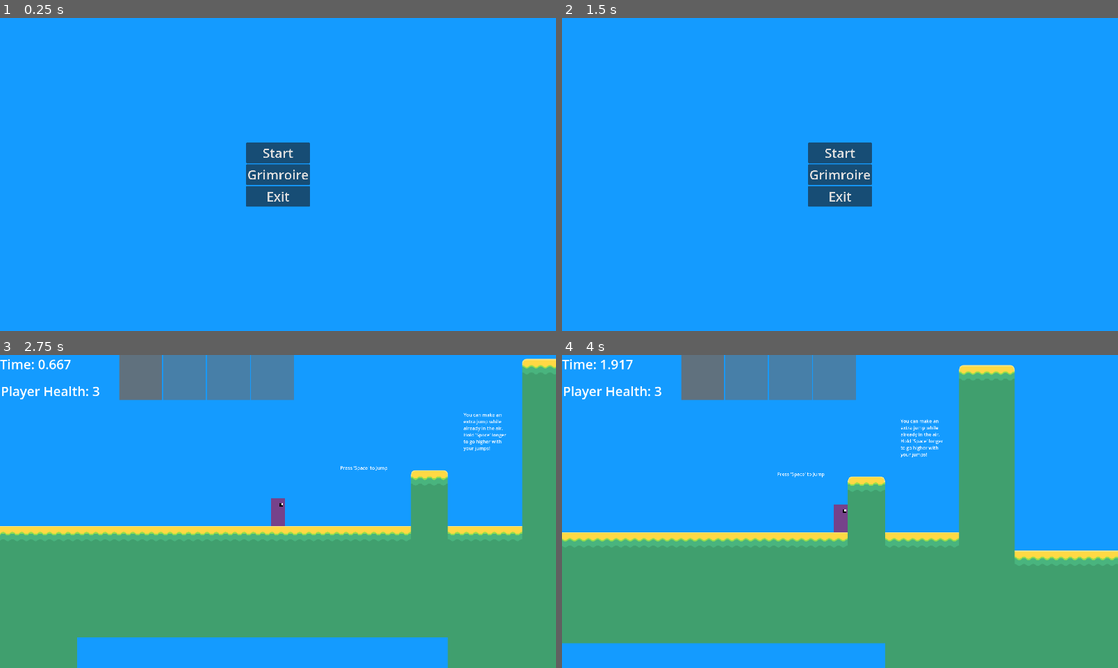
Above: before the commit, frames 1-4 (two rows, left to right).
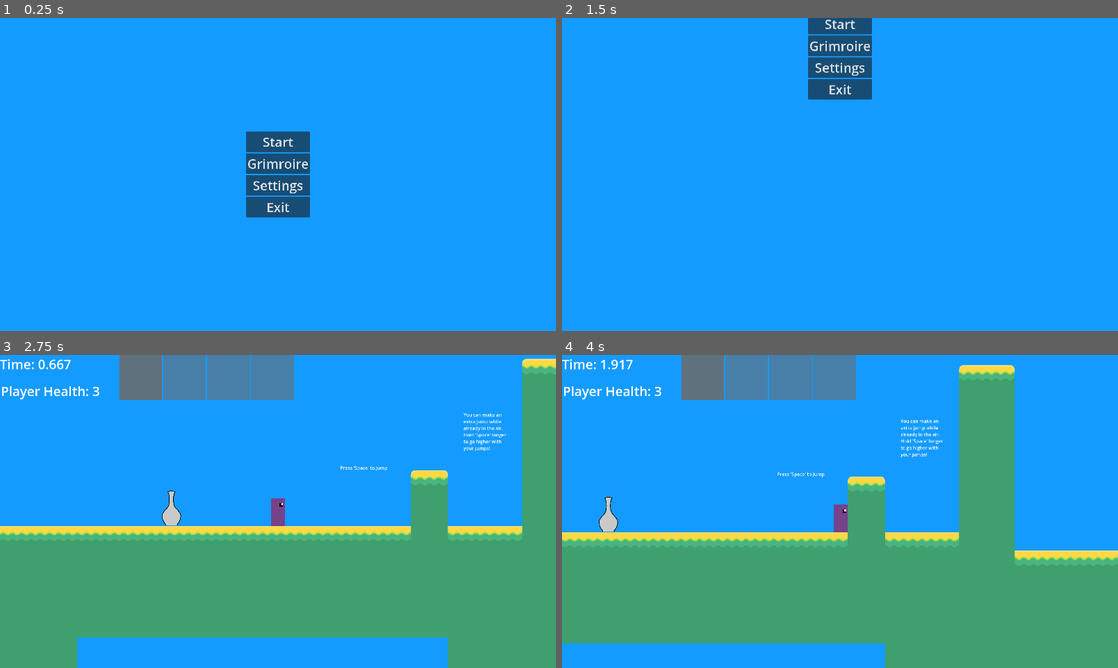
Above: after the commit, the same moments.

Repository: AidanCooper2003/AshenSkies
Game: Godot game, scene res://scenes/levels/main_menu.tscn
The game is run twice, just before and just after one commit, with the same random seed, the same clock (stepped at 60 frames per second) and the same inputs.
Inputs (mouse positions are in pixels of both pictures, inside the frame that each line leads up to):
- Up to frame 1 (0.25 s): no input
- Up to frame 2 (1.5 s): click (840, 183) at 0.5 s, where only the run after the commit has a clickable "Settings"; click (1095, 330) at 1.25 s, where only the run after the commit has a clickable "Return"
- Up to frame 3 (2.75 s): click "Start" at 2 s
- Up to frame 4 (4 s): tap Space (Jump) at 2.75, 3.02, 3.5, 3.77 s; move the mouse to (962, 495) at 2.77 s; press the mouse at (962, 495) at 2.78 s; hold D (Move Right) from 2.78 s (still down); move the mouse to (728, 527) at 3.52 s; release the mouse at (728, 527) at 3.53 s; right-click (728, 527) at 3.6 s

The runs differ from the first frame. In frame 1, 1.5% of the frame differs, in the area x 44-56%, y 36-64%; in frame 2, 5.2%, in the area x 44-56%, y 0-61%; in frame 3, 0.2%; in frame 4, 0.2%.

Commit message:
Fixed resources not being rerandomized on level reload

Diff:
--- a/csv/recipes.csv
+++ b/csv/recipes.csv
@@ -6,6 +6,6 @@
 candlemans_brew,"Absorption, Fire",2,TRUE
 hydrax,"Absorption, Defense",2,FALSE
 terminal_lucidity,"Absorption, Transportation, Defense",3,FALSE
-depleted_ash,"Projectile, Fire",2,TRUE
+depleted_ash,"Projectile, Fire, Multishot",2,TRUE
 air_compressor,"Projectile, Wind",1,TRUE
 popcorn,"Projectile, Wind, Fire, Explosive",2,TRUE
--- a/csv/resources.csv
+++ b/csv/resources.csv
@@ -15,3 +15,5 @@
 glider_essence,"Wind, Transportation",3,double_mixed
 rocket_essence,"Fire, Transportation",3,double_mixed
 fever_essence,"Fire, Healing",3,double_mixed
+nuclear_essence,"Fire, Explosive",3,double_mixed
+grapeshot_essence,"Food, Multishot",3,double_mixed
--- a/csv/tags.csv
+++ b/csv/tags.csv
@@ -9,3 +9,4 @@
 Transportation,Mechanic
 Defense,Mechanic
 Explosive,Mechanic
+Multishot,Mechanic
--- a/scenes/levels/game.tscn
+++ b/scenes/levels/game.tscn
@@ -227,6 +227,30 @@
 _forced_resource = "rocket_essence"
 _resource_count = 1
 
+[node name="ResourceBreakable13" parent="World/Pots" instance=ExtResource("10_s61si")]
+position = Vector2(-1275, 259)
+_resource_count = 1
+
+[node name="ResourceBreakable14" parent="World/Pots" instance=ExtResource("10_s61si")]
+position = Vector2(-1275, 259)
+_resource_count = 1
+
+[node name="ResourceBreakable15" parent="World/Pots" instance=ExtResource("10_s61si")]
+position = Vector2(-1275, 259)
+_resource_count = 1
+
+[node name="ResourceBreakable16" parent="World/Pots" instance=ExtResource("10_s61si")]
+position = Vector2(-1275, 259)
+_resource_count = 1
+
+[node name="ResourceBreakable17" parent="World/Pots" instance=ExtResource("10_s61si")]
+position = Vector2(-1275, 259)
+_resource_count = 1
+
+[node name="ResourceBreakable18" parent="World/Pots" instance=ExtResource("10_s61si")]
+position = Vector2(-1275, 259)
+_resource_count = 1
+
 [node name="TerritorialJumpers" type="Node2D" parent="World"]
 
 [node name="TerritorialJumper" parent="World/TerritorialJumpers" instance=ExtResource("11_megux")]
--- a/scenes/levels/main_menu.tscn
+++ b/scenes/levels/main_menu.tscn
@@ -42,6 +42,11 @@
 layout_mode = 2
 theme = ExtResource("2_yufyc")
 text = "Grimroire"
+
+[node name="Settings" type="Button" parent="Main/VBoxContainer"]
+layout_mode = 2
+theme = ExtResource("2_yufyc")
+text = "Settings"
 
 [node name="ExitButton" type="Button" parent="Main/VBoxContainer"]
 layout_mode = 2
@@ -89,11 +94,34 @@
 theme = ExtResource("2_yufyc")
 text = "Return"
 
+[node name="Settings" type="Control" parent="."]
+layout_mode = 1
+anchor_top = 0.5
+anchor_right = 0.5
+anchor_bottom = 1.0
+grow_vertical = 0
+
+[node name="ReturnButton" type="Button" parent="Settings"]
+layout_mode = 1
+anchors_preset = 3
+anchor_left = 1.0
+anchor_top = 1.0
+anchor_right = 1.0
+anchor_bottom = 1.0
+offset_left = -158.0
+offset_top = -71.0
+grow_horizontal = 0
+grow_vertical = 0
+theme = ExtResource("2_yufyc")
+text = "Return"
+
 [node name="Camera2D" type="Camera2D" parent="."]
 position = Vector2(960, 540)
 position_smoothing_enabled = true
 
 [connection signal="pressed" from="Main/VBoxContainer/StartButton" to="." method="_on_start_button_pressed"]
 [connection signal="pressed" from="Main/VBoxContainer/GrimoireButton" to="." method="_on_grimoire_button_pressed"]
+[connection signal="pressed" from="Main/VBoxContainer/Settings" to="." method="_on_settings_pressed"]
 [connection signal="pressed" from="Main/VBoxContainer/ExitButton" to="." method="_on_exit_button_pressed"]
 [connection signal="pressed" from="ReturnButton" to="." method="_on_return_button_pressed"]
+[connection signal="pressed" from="Settings/ReturnButton" to="." method="_on_return_button_pressed"]
--- a/scenes/objects/player.tscn
+++ b/scenes/objects/player.tscn
@@ -13,7 +13,6 @@
 [ext_resource type="Script" path="res://scripts/entities/player/resource_inventory_manager.gd" id="11_ql8no"]
 [ext_resource type="Script" path="res://scripts/entities/player/crafting_manager.gd" id="12_qkxvb"]
 [ext_resource type="Script" path="res://scripts/entity-components/condition_handler.gd" id="13_by10e"]
-[ext_resource type="Script" path="res://scripts/entity-components/entity_event_bus.gd" id="14_pd3id"]
 
 [sub_resource type="RectangleShape2D" id="RectangleShape2D_t5u02"]
 size = Vector2(48, 96)
@@ -108,9 +107,6 @@
 [node name="ConditionHandler" type="Node2D" parent="."]
 script = ExtResource("13_by10e")
 
-[node name="EntityEventBus" type="Node2D" parent="."]
-script = ExtResource("14_pd3id")
-
 [connection signal="on_floor_state_changed" from="." to="JumperComponent" method="_on_character_change_on_floor_state"]
 [connection signal="health_changed" from="HealthComponent" to="." method="_on_changed_health"]
 [connection signal="condition_added" from="HitboxComponent" to="ConditionHandler" method="add_condition"]
--- a/scenes/objects/weapons/depleted_ash.tscn
+++ b/scenes/objects/weapons/depleted_ash.tscn
@@ -15,7 +15,7 @@
 position = Vector2(52, 4)
 script = ExtResource("2_l5a2t")
 bullet_count = 5
-bullet_angle_variance = 0.1
+bullet_angle_variance = 0.5
 bullet_velocity_variance = 0.1
 _bullet = ExtResource("3_wadad")
 _bullet_velocity = 1500.0
--- a/scripts/entity-components/entity_event_bus.gd
+++ /dev/null
@@ -1,11 +0,0 @@
-extends Node2D
-
-
-# Called when the node enters the scene tree for the first time.
-func _ready():
-	pass # Replace with function body.
-
-
-# Called every frame. 'delta' is the elapsed time since the previous frame.
-func _process(delta):
-	pass
--- a/scripts/menu/menu_manager.gd
+++ b/scripts/menu/menu_manager.gd
@@ -47,8 +47,12 @@
 	var tags = _recipe_tags[weapon_name]
 	var quality = _recipe_qualities[weapon_name]
 	$Grimoire/VBoxContainer/Stats.text = (
-		"weapon_name:" + "\n"
+		"Weapon Name: " + weapon_name + "\n"
 		+ "Times Crafted: " + str(times_crafted) + "\n"
 		+ "Tags: " + str(tags) + "\n"
 		+ "Quality: " + str(quality)
 	)
+
+
+func _on_settings_pressed():
+	$Camera2D.position = Vector2(960, 1620)
--- a/scripts/utility/debug_helper.gd
+++ b/scripts/utility/debug_helper.gd
@@ -12,15 +12,14 @@
 
 func _process(_delta) -> void:
 	if Input.is_action_pressed("Debug 1"):
+		EventBus.level_changed.emit()
 		get_tree().change_scene_to_file("res://scenes/levels/game.tscn")
 	if Input.is_action_just_pressed("Debug 3"):
 		EventBus.crafting_started.emit()
 	if Input.is_action_just_pressed("Debug 2"):
 		EventBus.ingredients_reset.emit()
 	if Input.is_action_just_pressed("Debug 4"):
-		_assign_weapon("terminal_lucidity")
-		_assign_weapon("terminal_lucidity")
-		_assign_weapon("terminal_lucidity")
+		_assign_weapon("depleted_ash")
 	if Input.is_action_just_pressed("Exit To Menu"):
 		get_tree().change_scene_to_file("res://scenes/levels/main_menu.tscn")
 
--- a/scripts/utility/event_bus.gd
+++ b/scripts/utility/event_bus.gd
@@ -11,6 +11,7 @@
 signal ingredients_changed(ingredients: Dictionary)
 signal crafting_menu_state_changed(crafting_open: bool)
 
+
 #From UI
 signal ingredient_selected(ingredient_name: String)
 signal ingredients_reset()
@@ -21,3 +22,7 @@
 #From Level Objects
 signal resource_added(resource_name: String, resource_count: int)
 signal resource_subtracted(resource_name: String, resource_count: int)
+
+
+# From Game
+signal level_changed()
--- a/scripts/utility/level_manager.gd
+++ b/scripts/utility/level_manager.gd
@@ -6,9 +6,15 @@
 var _chosen_resources: Dictionary
 
 func _ready():
+	setup_resources()
+	EventBus.level_changed.connect(setup_resources)
+
+
+func setup_resources():
 	_set_resource_category_counts()
 	_set_resource_category_odds()
 	_assign_resources_to_categories()
+
 
 #Currently ignores weights
 func choose_random_resource() -> String:
--- a/scripts/utility/save_manager.gd
+++ b/scripts/utility/save_manager.gd
@@ -29,7 +29,6 @@
 	var save_file = FileAccess.open("user://savegame.save", FileAccess.WRITE)
 	var json_string = JSON.stringify(save)
 	save_file.store_line(json_string)
-	print(save)
 
 
 func load_save() -> void:
Not shown: 1 places in scenes/objects/player.tscn that only renumber resources
Binary file added: sprites/resource_icons/grapeshot_essence.png
Not shown, added: sprites/resource_icons/grapeshot_essence.png.import
Binary file added: sprites/resource_icons/nuclear_essence.png
Not shown, added: sprites/resource_icons/nuclear_essence.png.import
